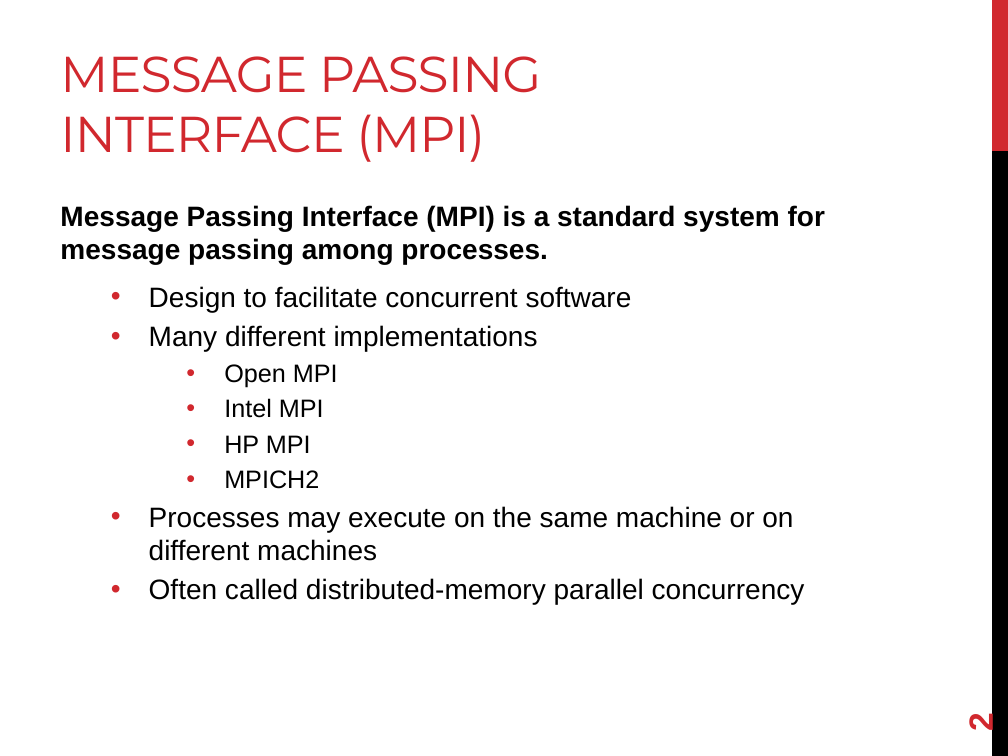
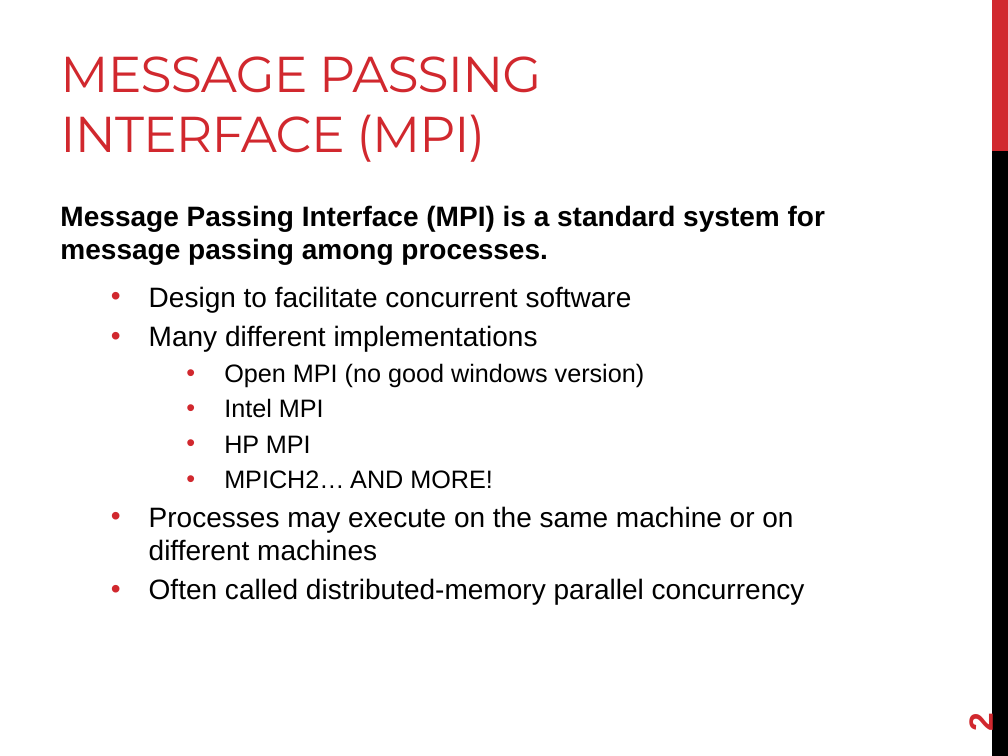
Before and after one commit to joshpeterson/DevelopingConcurrentSoftware, a slide deck: slide 2 of Lectures/Introduction to MPI/Introduction to MPI.pptx. Drawn at 1008x756 pixels with LibreOffice and Linux fonts; fonts in the diff are those of the drawing. Boxes give left, top, right and bottom in pixels: in the first picture for what was removed or moved away, otherwise in the second. Text is boxed around its words. In the diff, an @@ line names an element or a change of style, - is before the commit and + after.

```diff
--- a/Lectures/Introduction to MPI/Introduction to MPI.pptx
+++ b/Lectures/Introduction to MPI/Introduction to MPI.pptx
@@ text at [224,363,645,388]: text changed @@
-    • Open MPI
+    • Open MPI (no good windows version)
@@ text at [224,470,493,489]: text changed @@
-    • MPICH2
+    • MPICH2… AND MORE!
```
Also in this commit, not shown: 6 other slides changed, 33 other files.
